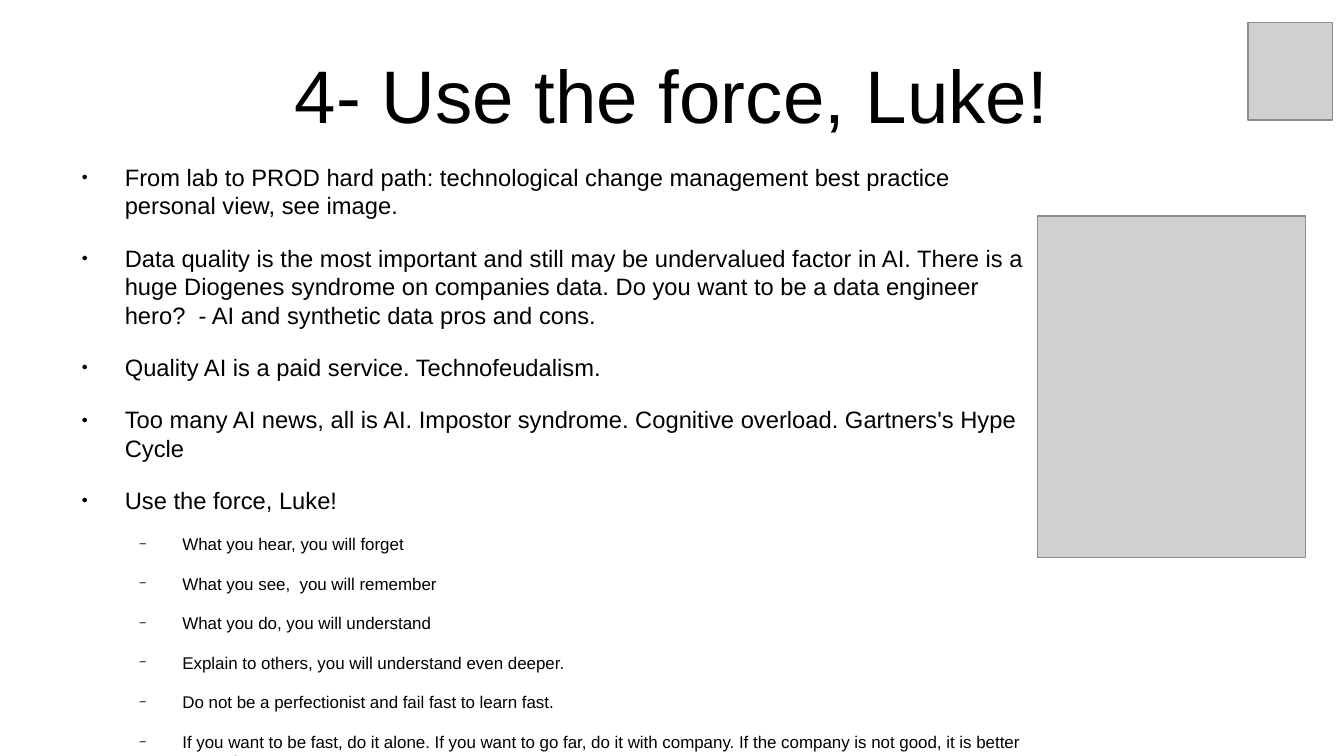
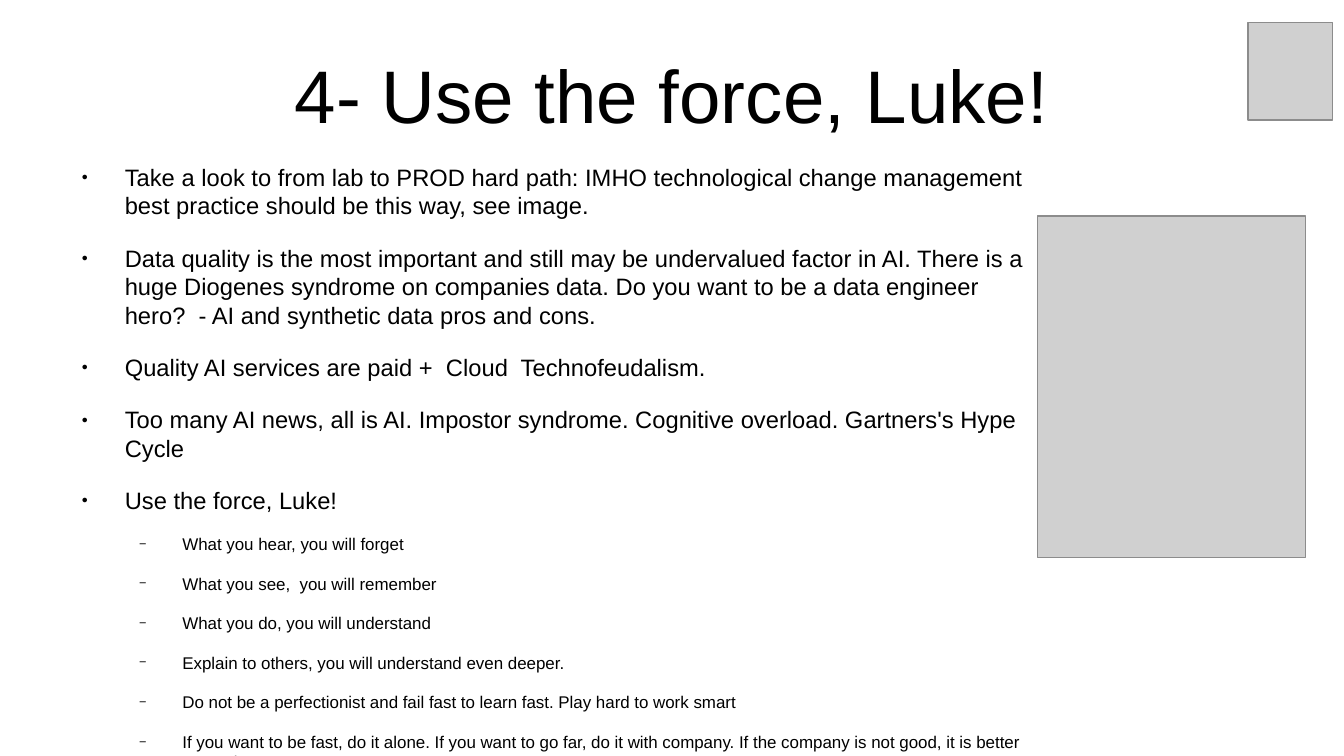
Before and after one commit to inigokintana/homelab-2-prod-ai-golden-path, a slide deck: slide 8 of docs/Presentation-homelab-2-prod-ai-golden-path.odp. Drawn at 1344x756 pixels with LibreOffice and Linux fonts; fonts in the diff are those of the drawing; grey boxes stand for pictures. Boxes give left, top, right and bottom in pixels: in the first picture for what was removed or moved away, otherwise in the second. Text is boxed around its words. In the diff, an @@ line names an element or a change of style, - is before the commit and + after.

```diff
--- a/docs/Presentation-homelab-2-prod-ai-golden-path.odp
+++ b/docs/Presentation-homelab-2-prod-ai-golden-path.odp
@@ text at (125,168,1022,219): text changed @@
-● From lab to PROD hard path: technological change management best practice personal view, see image.
+● Take a look to from lab to PROD hard path: IMHO technological change management best practice should be this way, see image.
@@ text at (125,358,706,381): text changed @@
-● Quality AI is a paid service. Technofeudalism.
+● Quality AI services are paid + Cloud Technofeudalism.
@@ text at (182,695,736,712): text changed @@
-  − Do not be a perfectionist and fail fast to learn fast.
+  − Do not be a perfectionist and fail fast to learn fast. Play hard to work smart
```
Also in this commit, not shown: 4 other slides changed, 16 other files.
